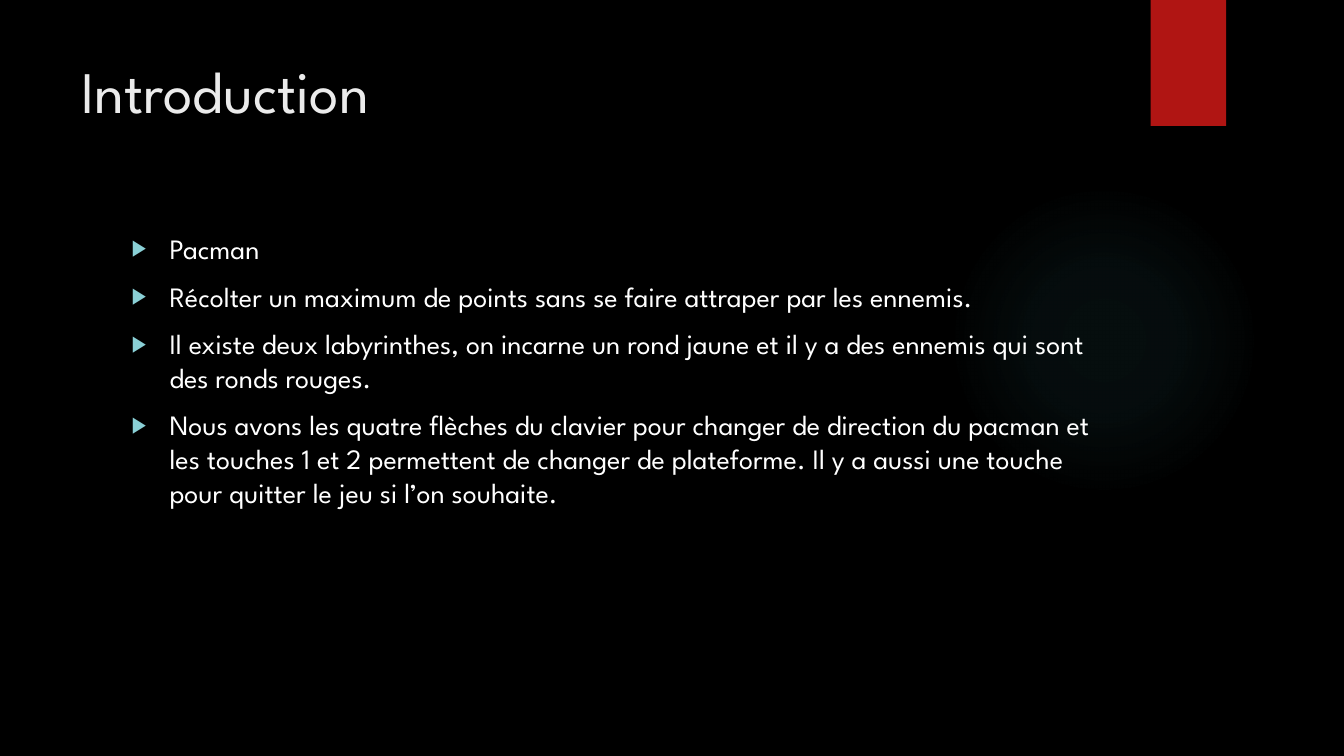
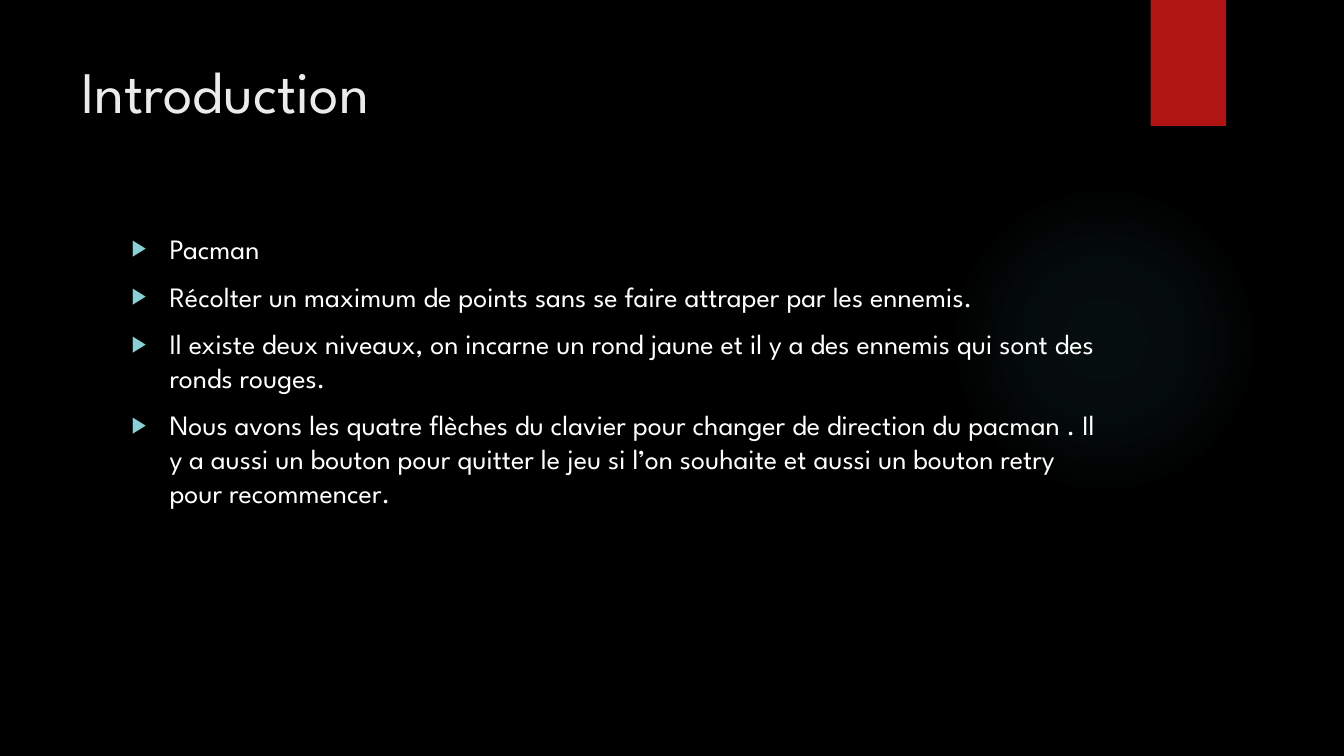
Before and after one commit to Bugnon/oc-2021, a slide deck: slide 2 of src/projet/projet3/Powerpoint_pacman.pptx. Drawn at 1344x756 pixels with LibreOffice and Linux fonts; fonts in the diff are those of the drawing; background and template pictures are left out. Boxes give left, top, right and bottom in pixels: in the first picture for what was removed or moved away, otherwise in the second. Text is boxed around its words. In the diff, an @@ line names an element or a change of style, - is before the commit and + after.

```diff
--- a/src/projet/projet3/Powerpoint_pacman.pptx
+++ b/src/projet/projet3/Powerpoint_pacman.pptx
@@ text at [170, 334, 1094, 509]: text changed @@
-▶ Il existe deux labyrinthes, on incarne un rond jaune et il y a des ennemis qui sont des ronds rouges.
-▶ Nous avons les quatre flèches du clavier pour changer de direction du pacman et les touches 1 et 2 permettent de changer de plateforme. Il y a aussi une touche pour quitter le jeu si l’on souhaite.
+▶ Il existe deux niveaux, on incarne un rond jaune et il y a des ennemis qui sont des ronds rouges.
+▶ Nous avons les quatre flèches du clavier pour changer de direction du pacman . Il y a aussi un bouton pour quitter le jeu si l’on souhaite et aussi un bouton retry pour recommencer.
```
Also in this commit, not shown: 9 other slides changed, 2 slides added, 2 slides removed, 5 other files.
